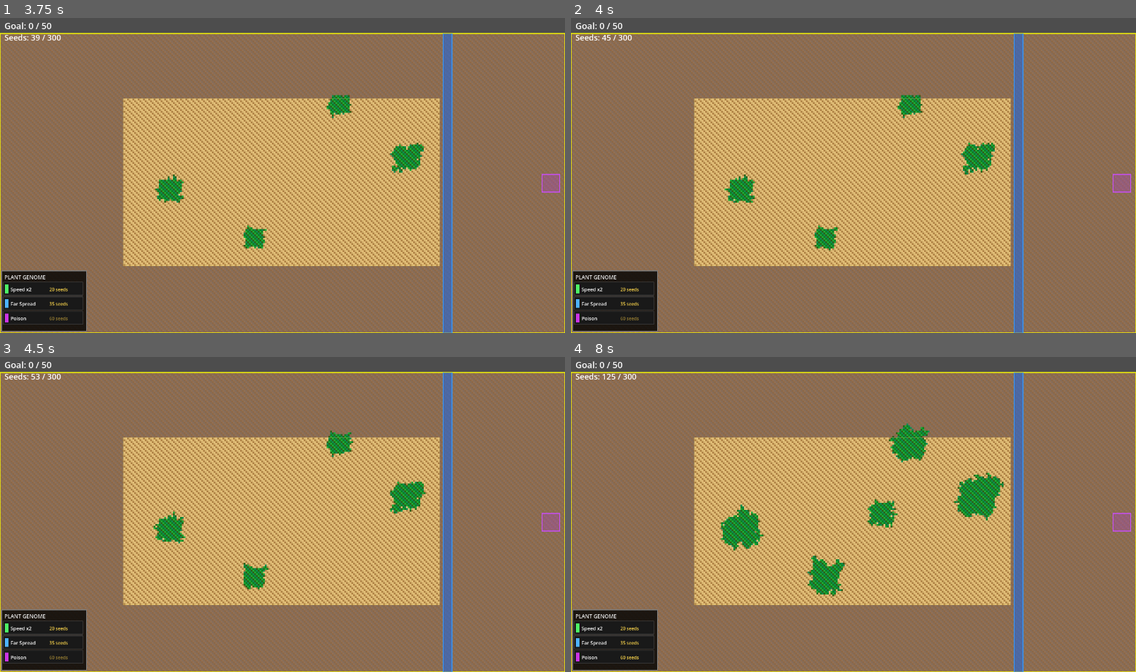
Above: before the commit, frames 1-4 (two rows, left to right).
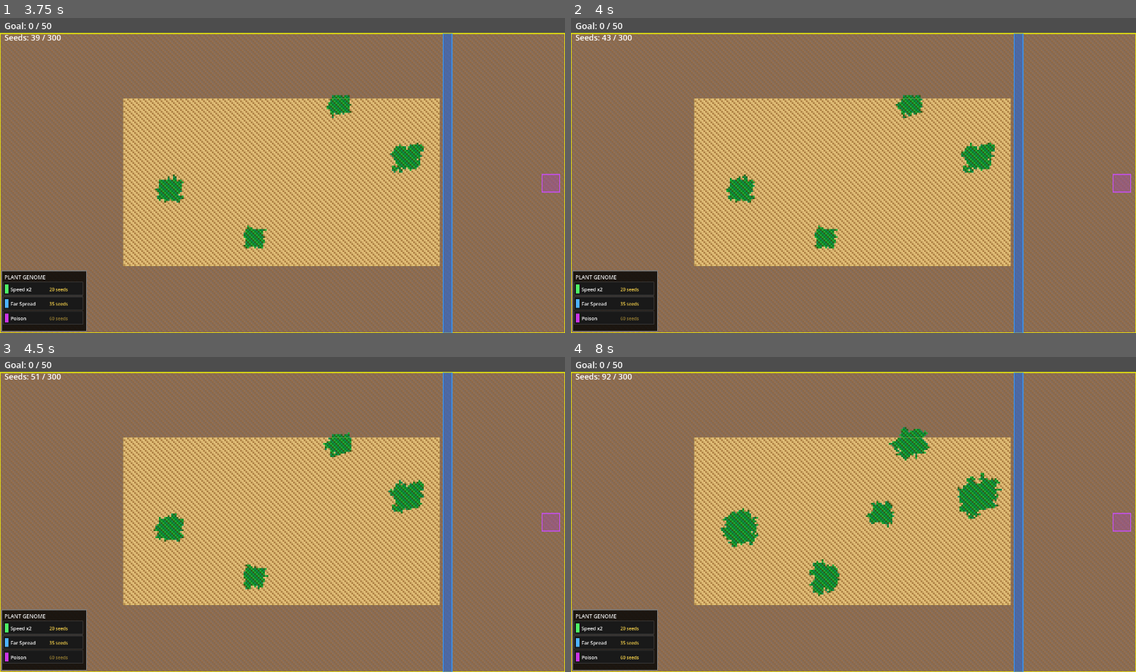
Above: after the commit, the same moments.

Repository: mamo1016/ecosystem-game
Game: Godot game, scene res://world.tscn
Two runs of this game, one before a commit and one after it. Both use one fixed random seed, a clock stepped at 60 frames per second and the inputs below.
Inputs (mouse positions are in pixels of both pictures, inside the frame that each line leads up to):
- Up to frame 1 (3.75 s): tap Enter at 0.5, 2.75 s; move the mouse to (406, 159) at 0.52 s; click (406, 159) at 0.67 s; tap Space at 1.25 s; move the mouse to (169, 191) at 1.27 s; click (169, 191) at 1.42 s; move the mouse to (339, 106) at 2.02 s; click (339, 106) at 2.17 s; move the mouse to (254, 238) at 2.77 s; click (254, 238) at 2.92 s; move the mouse to (452, 222) at 3.52 s; click (452, 222) at 3.67 s
- Up to frame 2 (4 s): no input
- Up to frame 3 (4.5 s): move the mouse to (113, 467) at 4.27 s; click (113, 467) at 4.42 s
- Up to frame 4 (8 s): move the mouse to (881, 514) at 5.02 s; click (881, 514) at 5.17 s; move the mouse to (768, 432) at 5.77 s; click (768, 432) at 5.92 s; move the mouse to (977, 498) at 6.52 s; click (977, 498) at 6.67 s; move the mouse to (740, 530) at 7.27 s; click (740, 530) at 7.42 s

Frame 1 is identical in both runs. In frame 2, 0.1% of the frame differs, in the area x 6-75%, y 5-74%; in frame 3, 0.3%; in frame 4, 1.1%, in the area x 5-77%, y 5-77%.

Commit message:
Optimize mature plant spread and drawing logic

Diff:
--- a/world.gd
+++ b/world.gd
@@ -86,7 +86,7 @@
 # --- PLANT SETTINGS ---
 const SUPER_LIFESPAN      = 80
 const SEED_CAP            = 300
-const MAX_SPREAD_PER_TICK = 1200
+const MAX_SPREAD_PER_TICK = 600
 const GROWTH_PER_TICK     = 4
 var   update_interval     = 0.1
 
